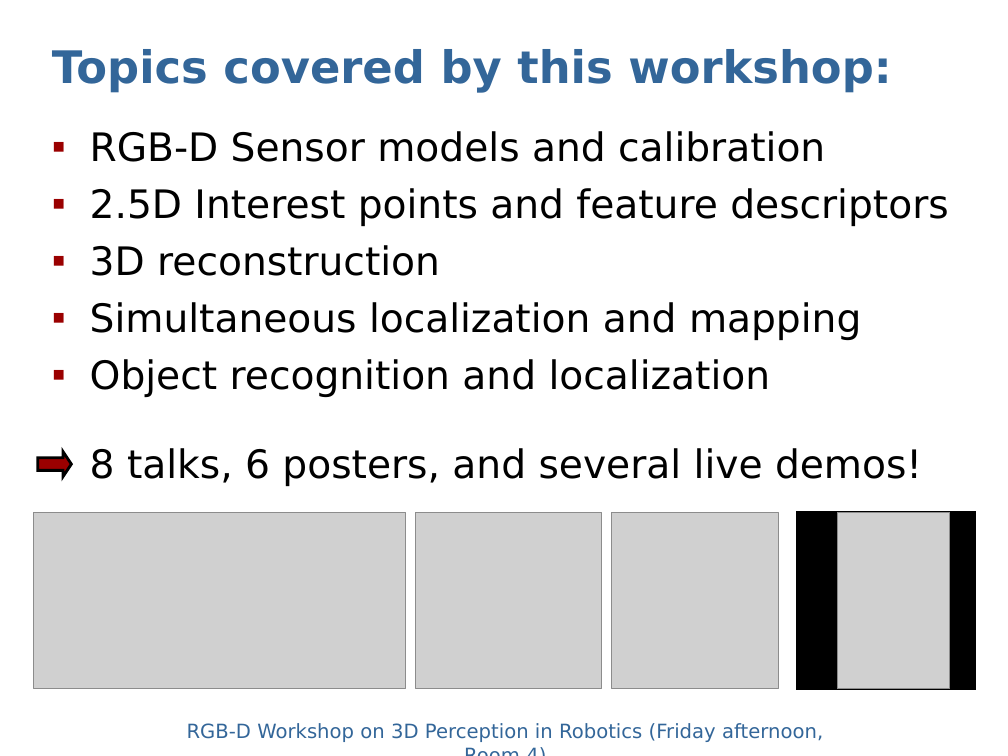
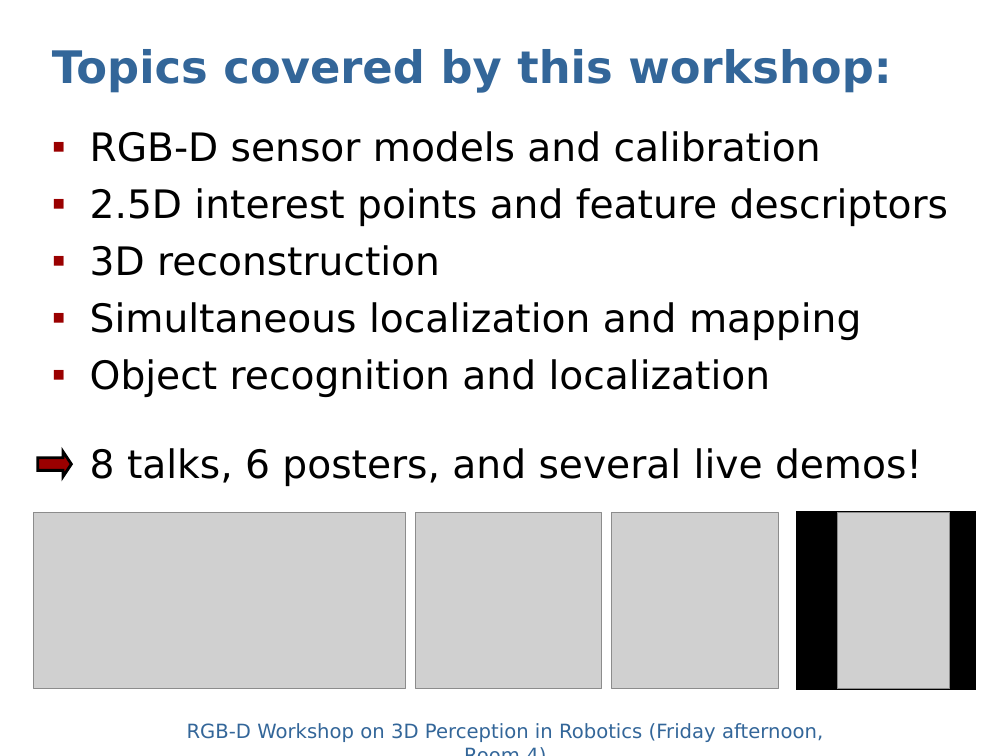
Before and after one commit to dejanpan/rgbd2011, a slide deck: slide 3 of presentations/sturm11rgbd.ppt. Drawn at 1008x756 pixels with LibreOffice and Linux fonts; fonts in the diff are those of the drawing; grey boxes stand for pictures. Boxes give left, top, right and bottom in pixels: in the first picture for what was removed or moved away, otherwise in the second. Text is boxed around its words. In the diff, an @@ line names an element or a change of style, - is before the commit and + after.

Commit message:
update

```diff
--- a/presentations/sturm11rgbd.ppt
+++ b/presentations/sturm11rgbd.ppt
@@ text at (90,131,948,226): text changed @@
-▪ RGB-D Sensor models and calibration
-▪ 2.5D Interest points and feature descriptors
+▪ RGB-D sensor models and calibration
+▪ 2.5D interest points and feature descriptors
```
Also in this commit, not shown: 1 other slide changed.
